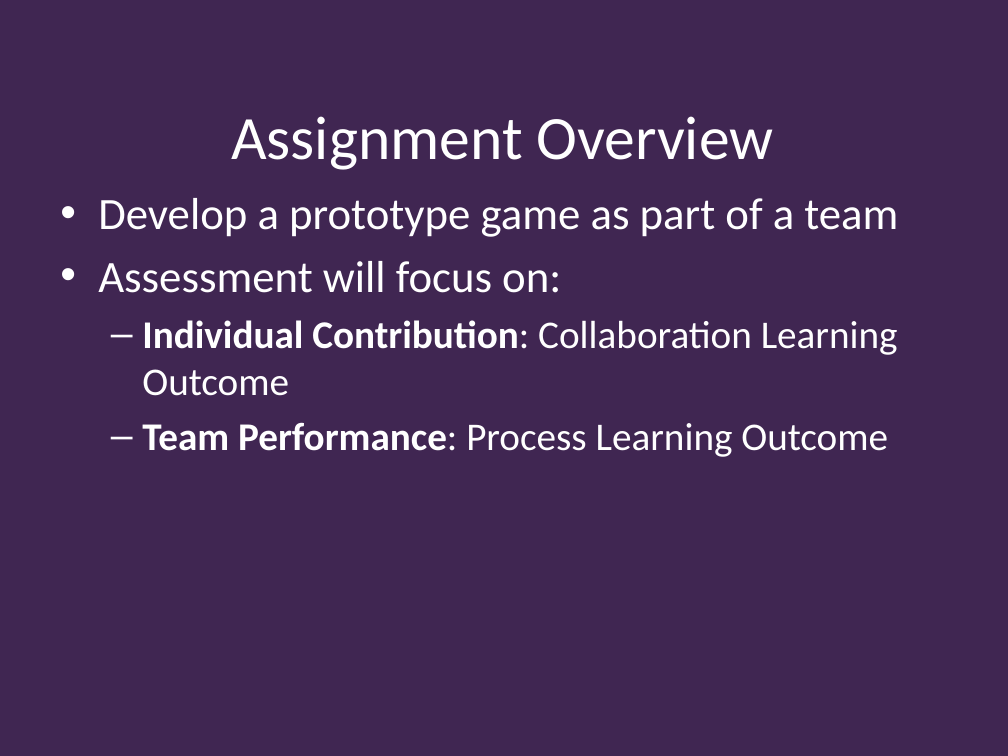
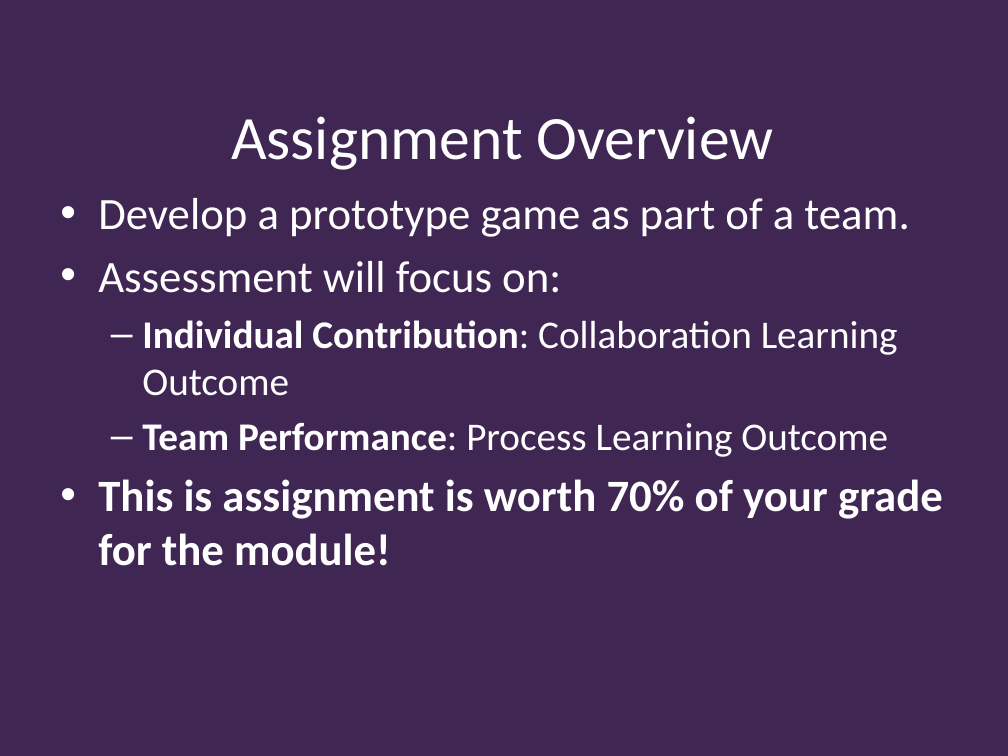
Before and after one commit to Falmouth-Games-Academy/ba-course-materials, a slide deck: slide 2 of GAM320/01/20-21-GAM320-01a-Assignment-1.pptx. Drawn at 1008x756 pixels with LibreOffice and Linux fonts; fonts in the diff are those of the drawing; background and template pictures are left out. Boxes give left, top, right and bottom in pixels: in the first picture for what was removed or moved away, otherwise in the second. Text is boxed around its words. In the diff, an @@ line names an element or a change of style, - is before the commit and + after.

Commit message:
Generated Assignment Lecture Slides

```diff
--- a/GAM320/01/20-21-GAM320-01a-Assignment-1.pptx
+++ b/GAM320/01/20-21-GAM320-01a-Assignment-1.pptx
@@ text at (98,198,909,237): text changed @@
-• Develop a prototype game as part of a team
+• Develop a prototype game as part of a team.
@@ text at (98,479,943,566): paragraph added @@
+• This is assignment is worth 70% of your grade for the module!
```
Also in this commit, not shown: 1 other slide changed, 1 slide removed, 3 other files.
